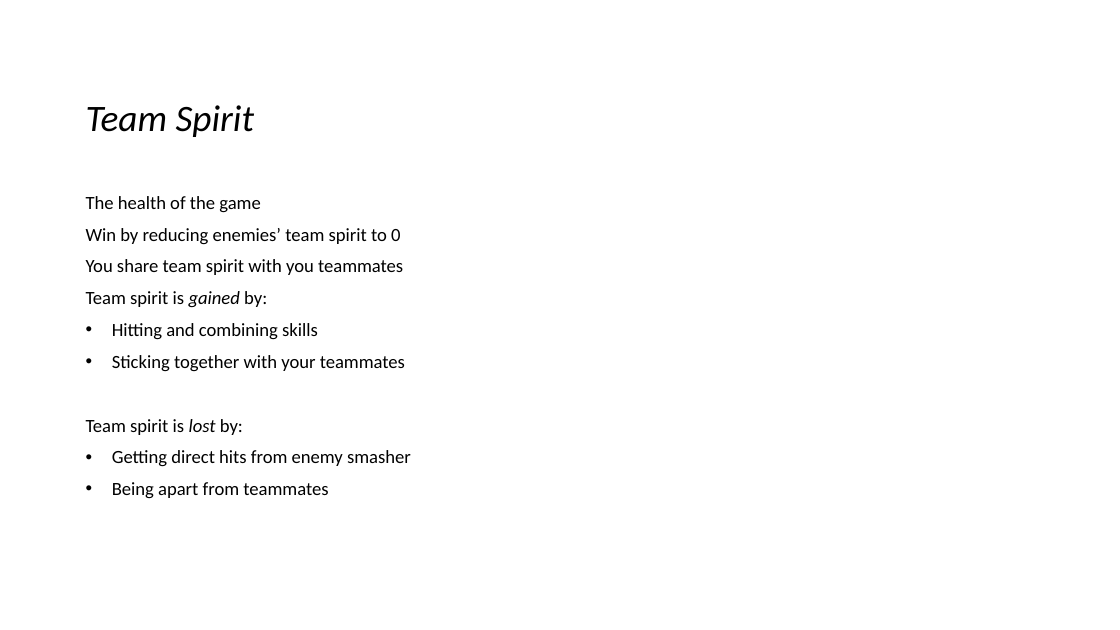
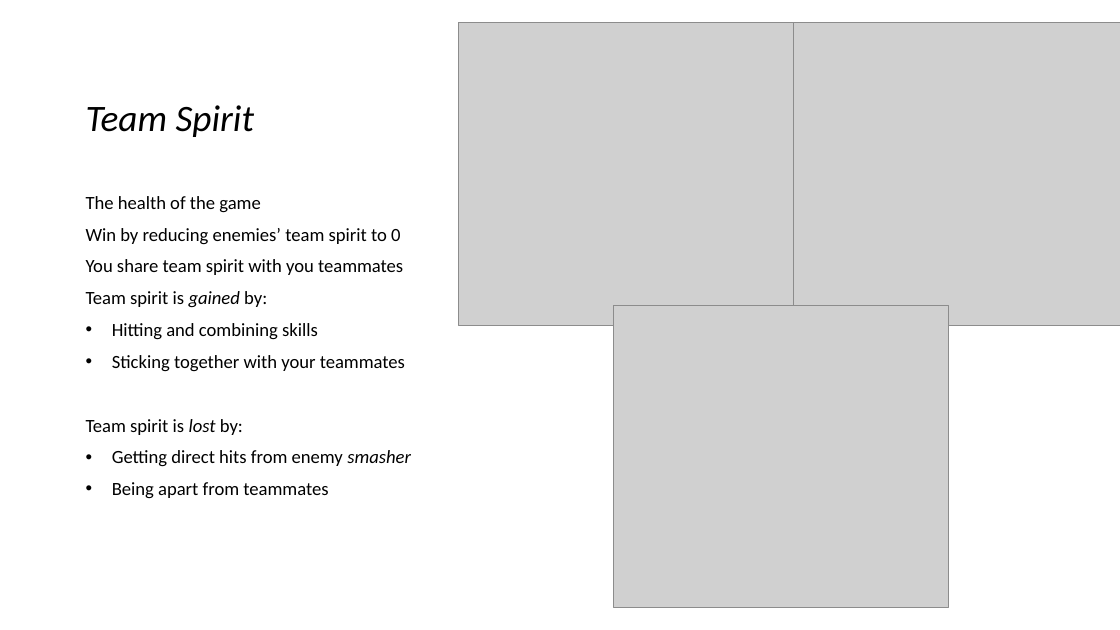
Before and after one commit to Piglettank/WomboCombo, a slide deck: slide 5 of Phase 2 - Writing down the details.pptx (slide 6 before the commit). Drawn at 1120x630 pixels with LibreOffice and Linux fonts; fonts in the diff are those of the drawing; grey boxes stand for pictures. Boxes give left, top, right and bottom in pixels: in the first picture for what was removed or moved away, otherwise in the second. Text is boxed around its words. In the diff, an @@ line names an element or a change of style, - is before the commit and + after.

```diff
--- a/Phase 2 - Writing down the details.pptx
+++ b/Phase 2 - Writing down the details.pptx
@@ picture added at (459,23,794,325) @@
@@ picture added at (786,23,1120,325) @@
@@ picture added at (614,305,949,607) @@
@@ text at (112,450,411,467): italic on in "smasher" @@
```
Also in this commit, not shown: 6 other slides changed, 2 slides added, 1 slide removed, 21 other files.
